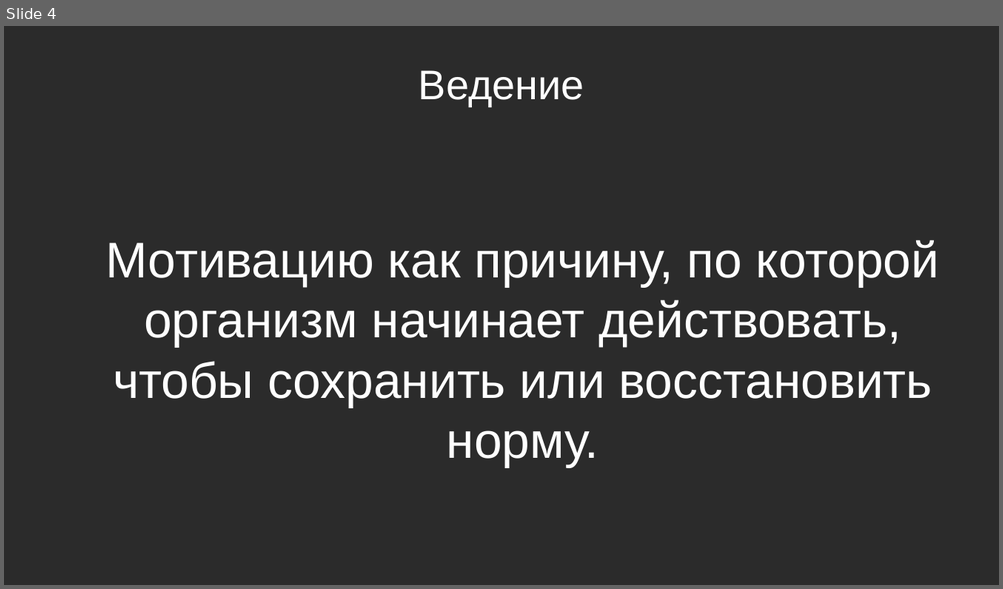
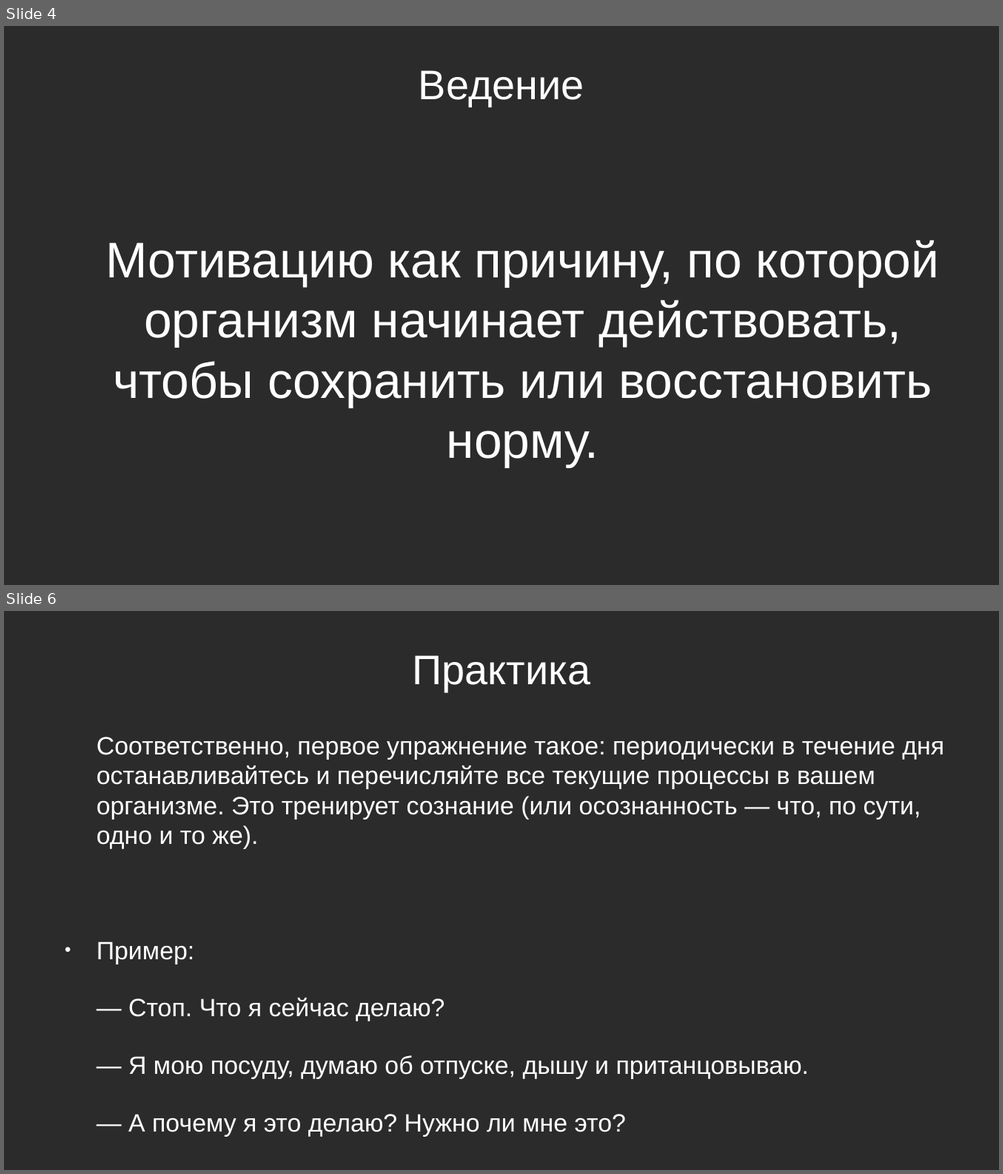
Before and after one commit to Chularev/articles, a slide deck: Psychology/Гомеостаз и мотивация (практика).odp. Shown one above the other, each under a label of ours: slide 4 before the commit, slides 4 and 6 after it; the slides between them are not shown. The pictures are 1003x589 and 1003x1174 pixels, drawn with LibreOffice and Linux fonts; fonts in the diff are those of the drawing; background and template pictures are left out; a plain dark background stands for a picture behind light text. Boxes give left, top, right and bottom in pixels: in the first picture for what was removed or moved away, otherwise in the second. Text is boxed around its words. In the diff, an @@ line names an element or a change of style, - is before the commit and + after.

```diff
--- a/Psychology/Гомеостаз и мотивация (практика).odp
+++ b/Psychology/Гомеостаз и мотивация (практика).odp
@@ slide 6 added at <box>4,611,999,1170</box>, background picture (left out) @@
@@ title added at <box>412,655,590,692</box>, 33 pt, text #FFFFFF @@
+Практика
@@ text added at <box>96,737,944,1136</box>, 20 pt, text #FFFFFF @@
+Соответственно, первое упражнение такое: периодически в течение дня останавливайтесь и перечисляйте все текущие процессы в вашем организме. Это тренирует сознание (или осознанность — что, по сути, одно и то же).
+● Пример:
+— Стоп. Что я сейчас делаю?
+— Я мою посуду, думаю об отпуске, дышу и пританцовываю.
+— А почему я это делаю? Нужно ли мне это?
```
Also in this commit, not shown: 1 slide changed, 1 other slide added.
